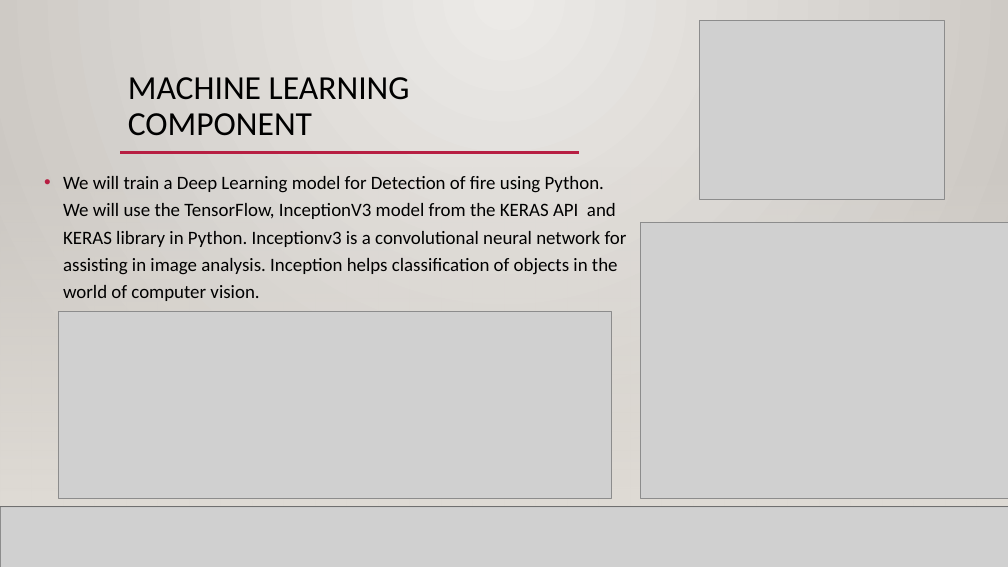
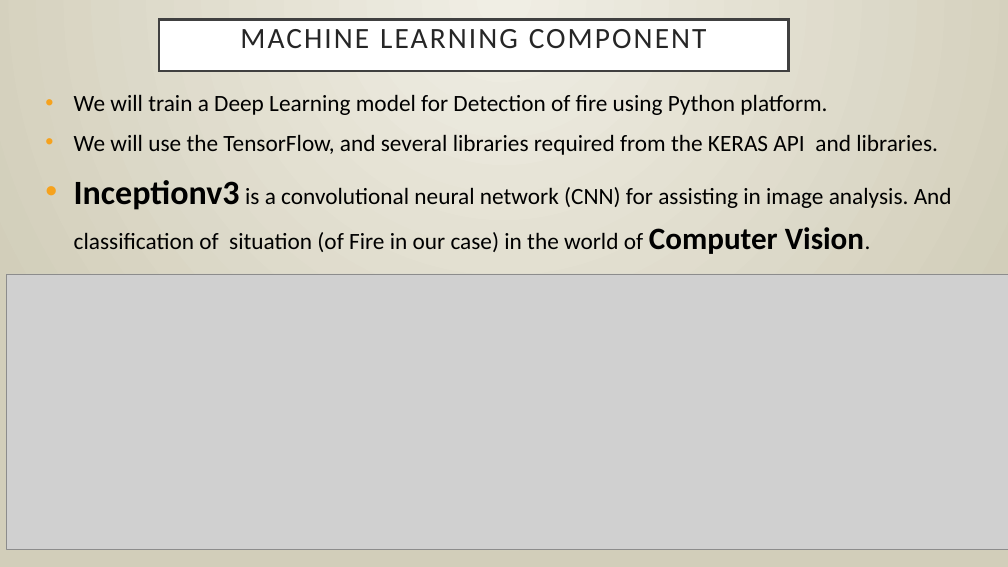
Before and after one commit to anuragsharma900/Deep-learning-CV-Fire-Detection, a slide deck: slide 4 of 1. PROJECT WARMUP PPT/Fire Rescuers.pptx (slide 3 before the commit). Drawn at 1008x567 pixels with LibreOffice and Linux fonts; fonts in the diff are those of the drawing; grey boxes stand for pictures; background and template pictures are left out. Boxes give left, top, right and bottom in pixels: in the first picture for what was removed or moved away, otherwise in the second. Text is boxed around its words. In the diff, an @@ line names an element or a change of style, - is before the commit and + after.

```diff
--- a/1. PROJECT WARMUP PPT/Fire Rescuers.pptx
+++ b/1. PROJECT WARMUP PPT/Fire Rescuers.pptx
@@ background gradient #ECEAE7 to #CAC7C1 to gradient #F1EEE5 to #D3CEBB @@
@@ rectangle removed at (0, 0, 1008, 567) @@
@@ title "MACHINE LEARNING COMPONENT": place and size @@
-title "MACHINE LEARNING COMPONENT" at (128, 77, 410, 136)
+title "MACHINE LEARNING COMPONENT" at (159, 20, 789, 71)
@@ title "MACHINE LEARNING COMPONENT" at (159, 20, 789, 71): size 32 to 28 pt, text colour #000000 to #262626, letter spacing 0 to 2 pt; alignment left to centre; fill none to #FFFFFF; outline none to #404040 2.5 pt @@
@@ picture removed at (699, 20, 944, 199) @@
@@ text at (74, 94, 952, 254): text changed; size 18 to 22.2 pt @@
-• We will train a Deep Learning model for Detection of fire using Python. We will use the TensorFlow, InceptionV3 model from the KERAS API and KERAS library in Python. Inceptionv3 is a convolutional neural network for assisting in image analysis. Inception helps classification of objects in the world of computer vision.
+• We will train a Deep Learning model for Detection of fire using Python platform.
+• We will use the TensorFlow, and several libraries required from the KERAS API and libraries.
+• Inceptionv3 is a convolutional neural network (CNN) for assisting in image analysis. And classification of situation (of Fire in our case) in the world of Computer Vision.
@@ rectangle removed at (0, 167, 1008, 507) @@
@@ rectangle removed at (0, 167, 1008, 507) @@
@@ line removed from (120, 153) to (915, 153) @@
@@ line removed from (120, 153) to (579, 153) @@
@@ picture removed at (640, 222, 1008, 498) @@
@@ picture: place and size @@
-picture at (58, 311, 612, 498)
+picture at (6, 274, 1008, 550)
@@ line removed from (0, 507) to (1008, 507) @@
@@ picture removed at (0, 507, 1008, 567) @@
@@ line removed from (0, 507) to (1008, 507) @@
```
Also in this commit, not shown: 3 other slides changed, 3 slides added, 1 slide removed.
